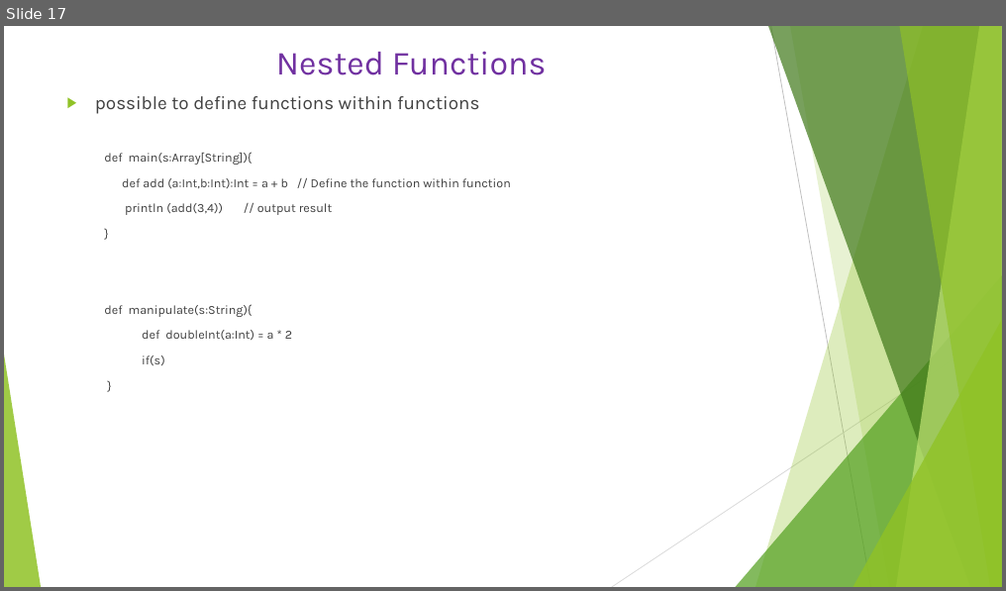
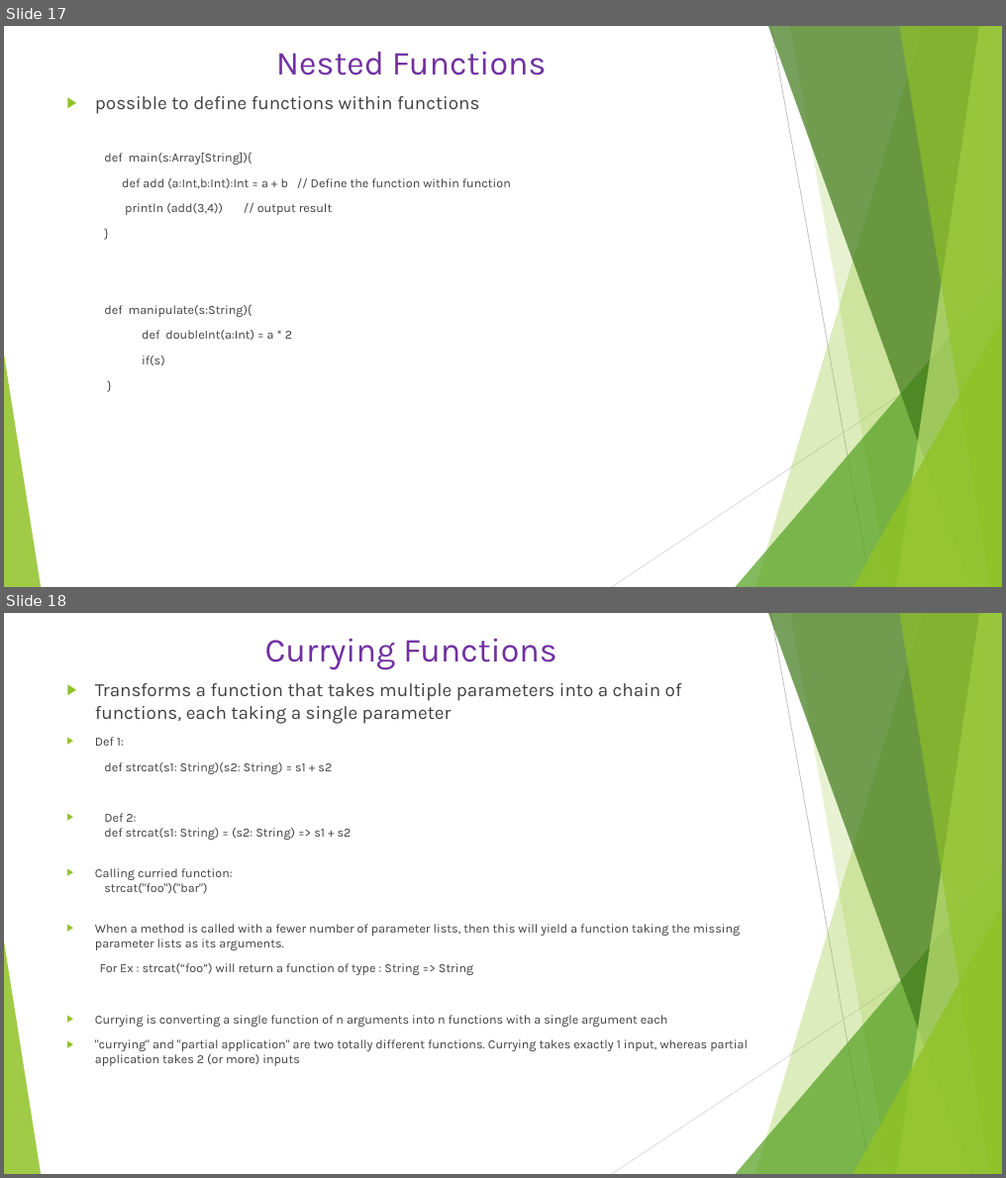
Before and after one commit to Anveshan3175/ScalaTrainingPrep, a slide deck: ScalaRepositary/ScalaTrainingPrep/Scala.pptx. Shown one above the other, each under a label of ours: slide 17 before the commit, slides 17 and 18 after it. The pictures are 1006x591 and 1006x1178 pixels, drawn with LibreOffice and Linux fonts; fonts in the diff are those of the drawing. Boxes give left, top, right and bottom in pixels: in the first picture for what was removed or moved away, otherwise in the second. Text is boxed around its words. In the diff, an @@ line names an element or a change of style, - is before the commit and + after.

```diff
--- a/ScalaRepositary/ScalaTrainingPrep/Scala.pptx
+++ b/ScalaRepositary/ScalaTrainingPrep/Scala.pptx
@@ slide 18 added at (4,613,1002,1174), background #FFFFFF; not listed: 10 template elements that a slide beside it also shows @@
@@ title added at (265,638,557,669), 32.4 pt, text #7030A0 @@
+Currying Functions
@@ text added at (95,683,747,1066), 12 pt, text #404040 @@
+▶ Transforms a function that takes multiple parameters into a chain of functions, each taking a single parameter
+▶ Def 1:
+def strcat(s1: String)(s2: String) = s1 + s2
+▶ Def 2:
+  def strcat(s1: String) = (s2: String) => s1 + s2
+  ▶ Calling curried function:
+  strcat("foo")("bar")
+  ▶ When a method is called with a fewer number of parameter lists, then this will yield a function taking the missing parameter lists as its arguments.
+    For Ex : strcat(“foo”) will return a function of type : String => String
+  ▶ Currying is converting a single function of n arguments into n functions with a single argument each
+  ▶ "currying" and "partial application" are two totally different functions. Currying takes exactly 1 input, whereas partial application takes 2 (or more) inputs
```
Also in this commit, not shown: 1 slide changed, 1 slide removed.
